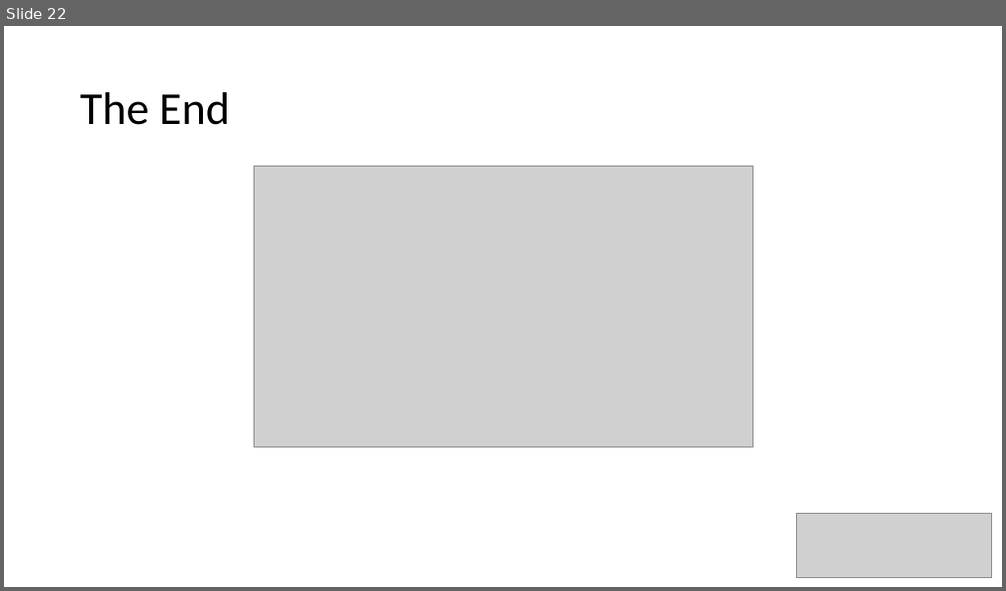
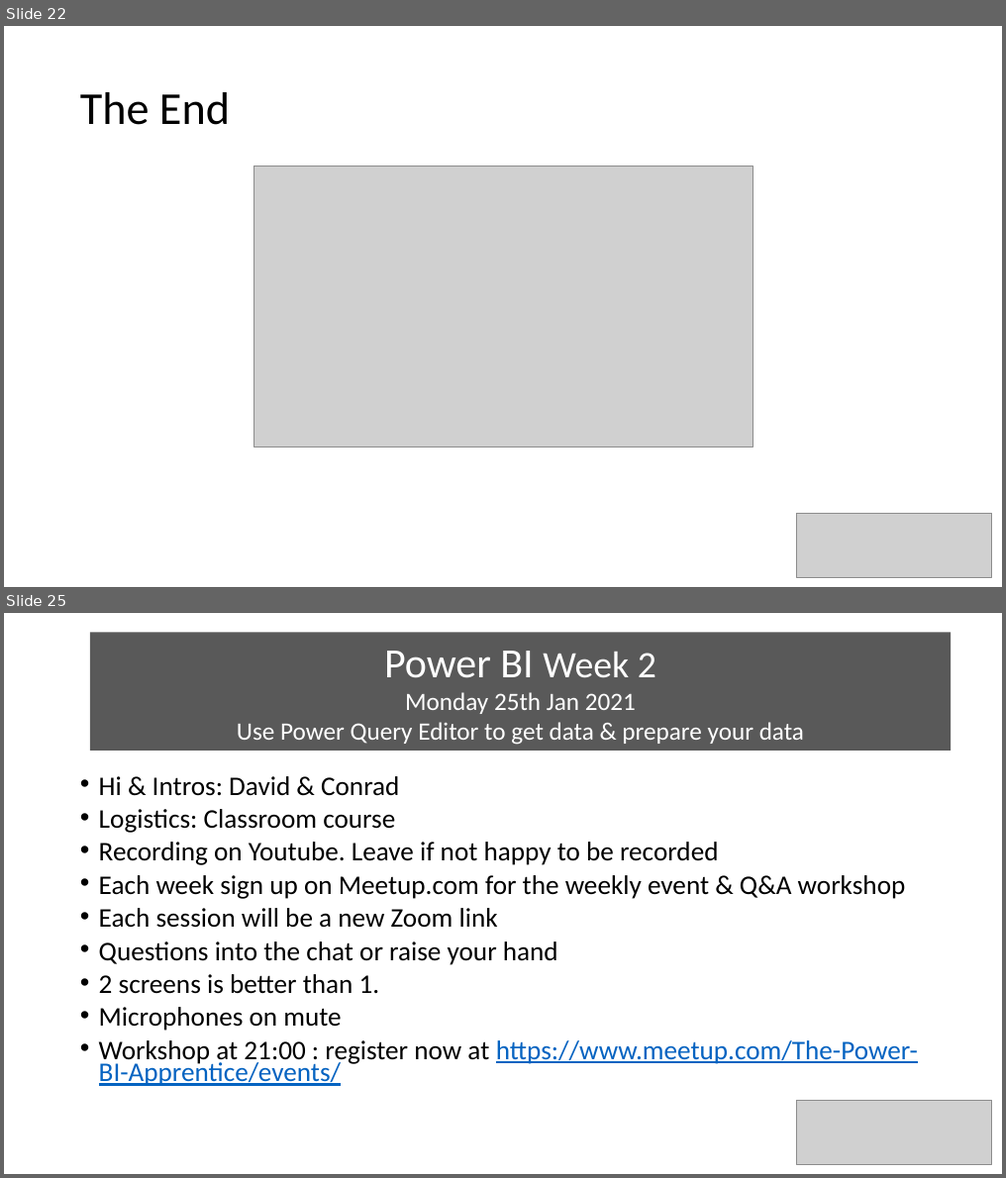
Before and after one commit to wottabyte/PBITraining, a slide deck: 10WeekPBIonline2021/DA-100 10 weeks All Slides - Master.pptx. Shown one above the other, each under a label of ours: slide 22 before the commit, slides 22 and 25 after it; the slides between them are not shown. The pictures are 1006x591 and 1006x1178 pixels, drawn with LibreOffice and Linux fonts; fonts in the diff are those of the drawing; grey boxes stand for pictures. Boxes give left, top, right and bottom in pixels: in the first picture for what was removed or moved away, otherwise in the second. Text is boxed around its words. In the diff, an @@ line names an element or a change of style, - is before the commit and + after.

```diff
--- a/10WeekPBIonline2021/DA-100 10 weeks All Slides - Master.pptx
+++ b/10WeekPBIonline2021/DA-100 10 weeks All Slides - Master.pptx
@@ slide 25 added at [4, 613, 1002, 1174], background #FFFFFF @@
@@ rectangle added at [90, 633, 951, 751], fill #595959, 24 pt, text #FFFFFF @@
+Power BI Week 2
+Monday 25th Jan 2021
+Use Power Query Editor to get data & prepare your data
@@ text added at [99, 776, 918, 1086], 25.9 pt, text #000000 @@
+• Hi & Intros: David & Conrad
+• Logistics: Classroom course
+• Recording on Youtube. Leave if not happy to be recorded
+• Each week sign up on Meetup.com for the weekly event & Q&A workshop
+• Each session will be a new Zoom link
+• Questions into the chat or raise your hand
+• 2 screens is better than 1.
+• Microphones on mute
+• Workshop at 21:00 : register now at https://www.meetup.com/The-Power-BI-Apprentice/events/
@@ picture added at [797, 1100, 992, 1164] @@
```
Also in this commit, not shown: 20 other slides added.
